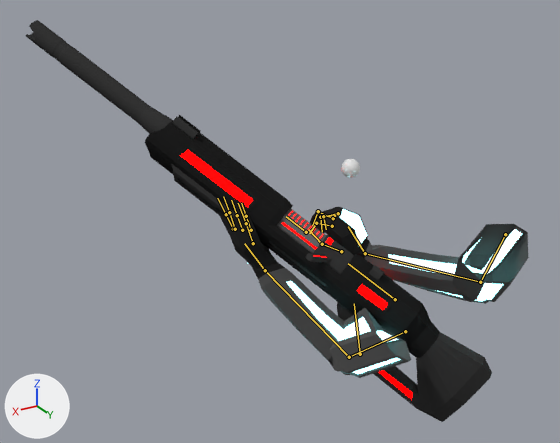
Renders of the Blender file Assets/weapons/carbine/carbine_arms.blend from each side of a commit.
The view is the same before and after, from a 50 mm camera at (46.7, 47.7, 27.7) aimed at (7.9, -17.0, -4.6). Every picture has the same lights, and +X, +Y and +Z are marked at lower left. Both versions are drawn at frame 90 of the action 'FPSArmsAction'; the numbers are the values there. The bones that bend it are drawn over the model as lines.

In view in the first picture: 'arms', 'carbine'.
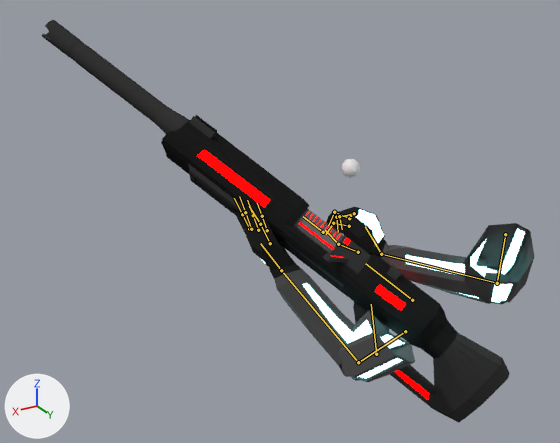
Where the change shows, as pixel boxes [x1, y1, x2, y2] in the pictures (560 x 443 px):
'carbine', posed: before [26, 20, 492, 422]; after [42, 20, 510, 423]
'arms', posed: before [216, 202, 529, 378]; after [232, 204, 535, 382]
bone 'Thumb1.L', root to tip: before (253, 243) to (246, 223); after (270, 243) to (260, 224)
bone 'Thumb2.L', root to tip: before (246, 223) to (238, 203); after (260, 224) to (249, 206)
bone 'barrel/frame', root to tip: before (360, 354) to (354, 303); after (376, 354) to (371, 304)

The edits, one by one:
Bone 'Thumb1.L' (bone_thumb1_l) turns from (0, 0, 0) to (-2, -3, -10) degrees about its own x, y and z.
Bone 'Thumb2.L' (bone_thumb2_l) turns from (0, 0, 0) to (-8, -1, 2) degrees about its own x, y and z.
Bone 'HandIK.R' (bone_handik_r) moves from (-0.64, -2.56, -2.21) to (-0.9, -2.39, -1.96).
Bone 'barrel/frame' (bone_barrel_frame) moves from (8.13, -14.39, -3.76) to (6.77, -15.02, -4.61).
